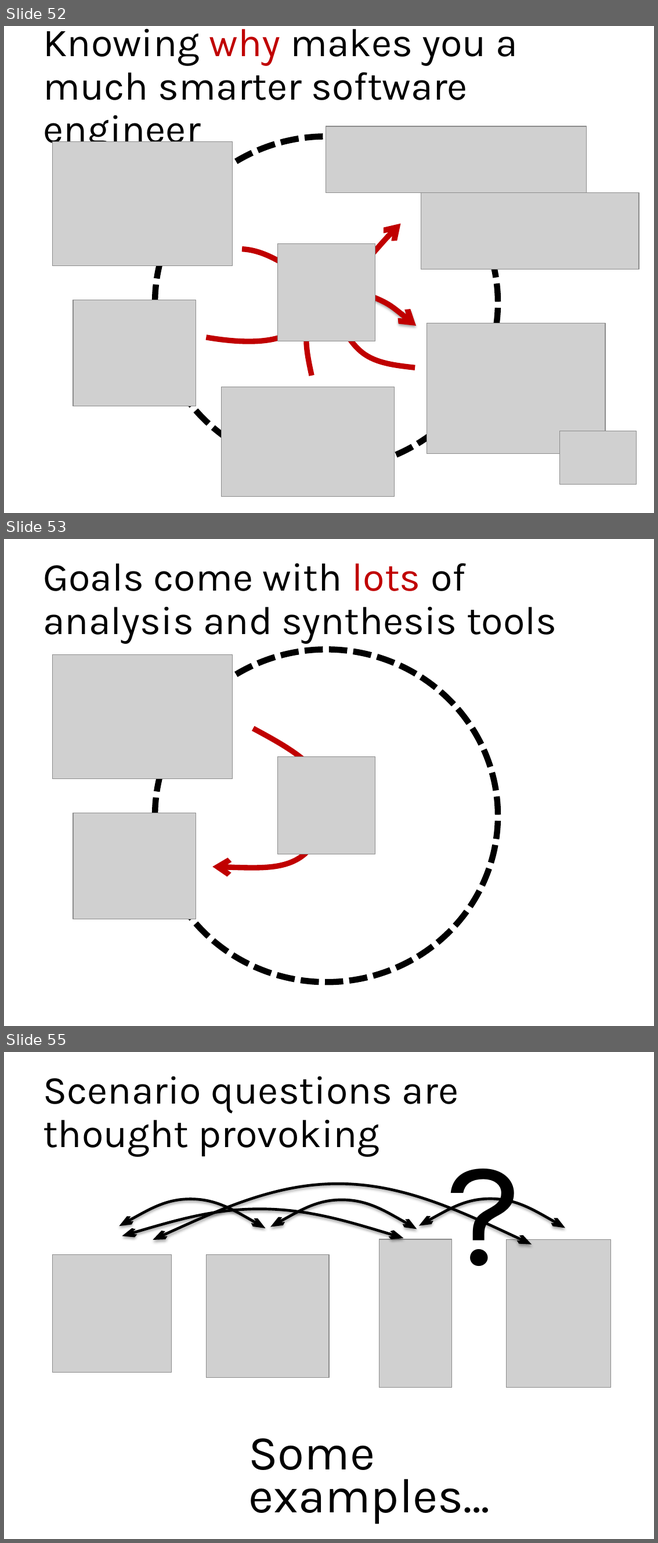
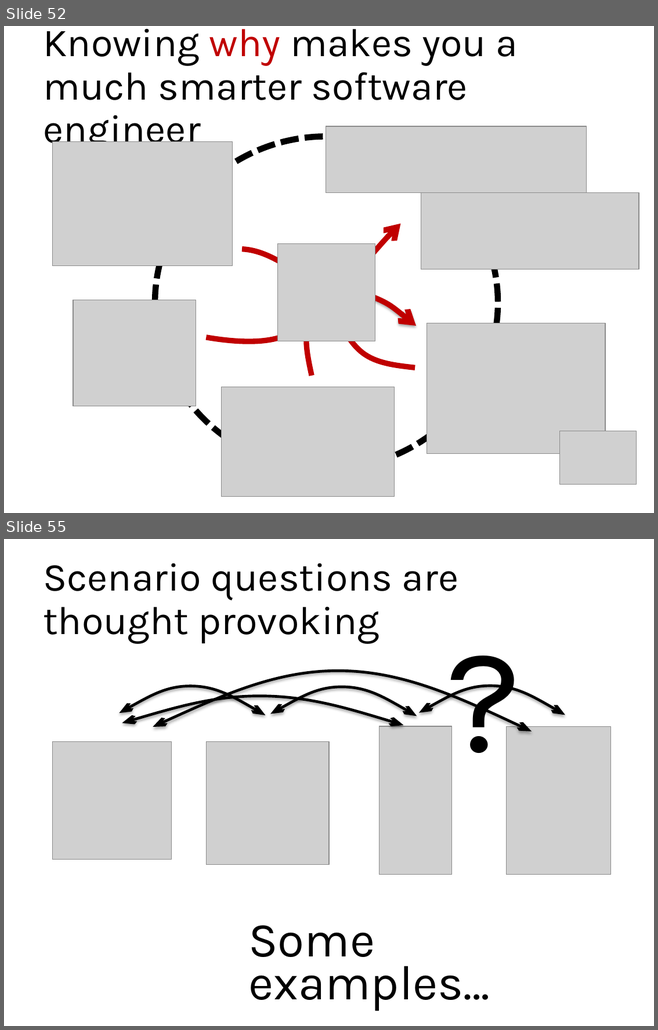
Before and after one commit to blambeau/phd, a slide deck: public-defense/slides.pptx. Shown one above the other, each under a label of ours: slides 52, 53 and 55 before the commit, slides 52 and 55 after it; the slides between them are not shown. The pictures are 658x1543 and 658x1030 pixels, drawn with LibreOffice and Linux fonts; fonts in the diff are those of the drawing; grey boxes stand for pictures. Boxes give left, top, right and bottom in pixels: in the first picture for what was removed or moved away, otherwise in the second. Text is boxed around its words. In the diff, an @@ line names an element or a change of style, - is before the commit and + after.

```diff
--- a/public-defense/slides.pptx
+++ b/public-defense/slides.pptx
@@ slide 53 removed at (x1=4, y1=539, x2=654, y2=1026), background #FFFFFF @@
@@ title removed at (x1=43, y1=563, x2=557, y2=644) @@
-Goals come with lots of analysis and synthesis tools
@@ picture removed at (x1=53, y1=654, x2=233, y2=779) @@
@@ ellipse removed at (x1=155, y1=649, x2=498, y2=982) @@
@@ freeform shape removed at (x1=213, y1=729, x2=329, y2=870) @@
@@ picture removed at (x1=278, y1=757, x2=375, y2=855) @@
@@ picture removed at (x1=73, y1=813, x2=195, y2=919) @@
```
Also in this commit, not shown: 6 slides changed, 2 slides added, 1 other slide removed.
